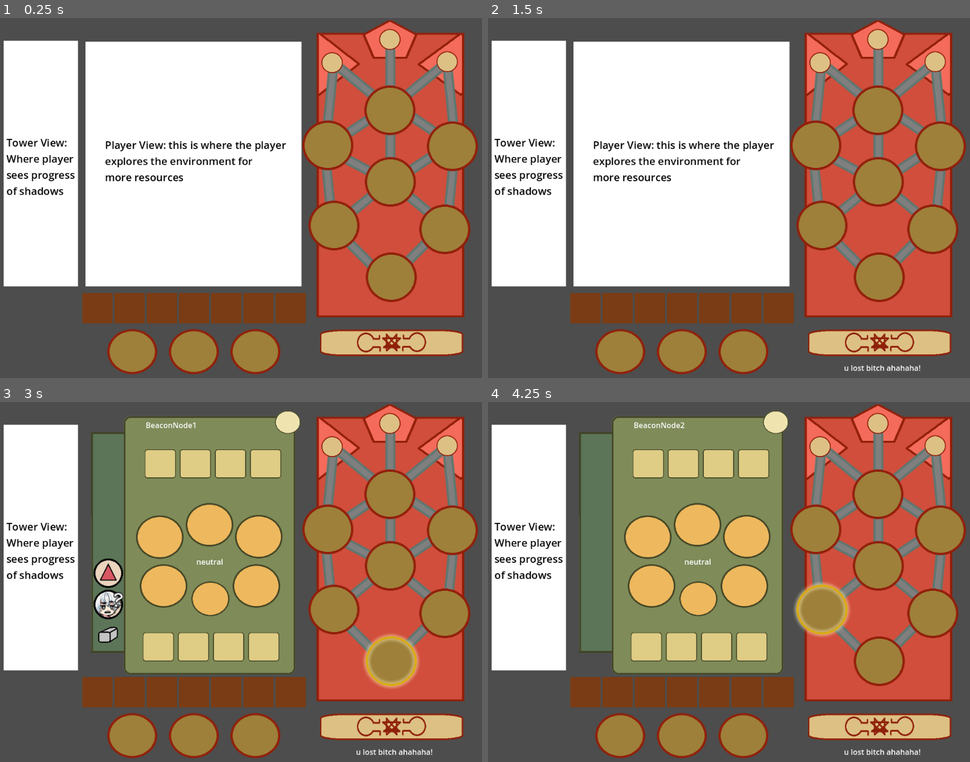
Above: before the commit, frames 1-4 (two rows, left to right).
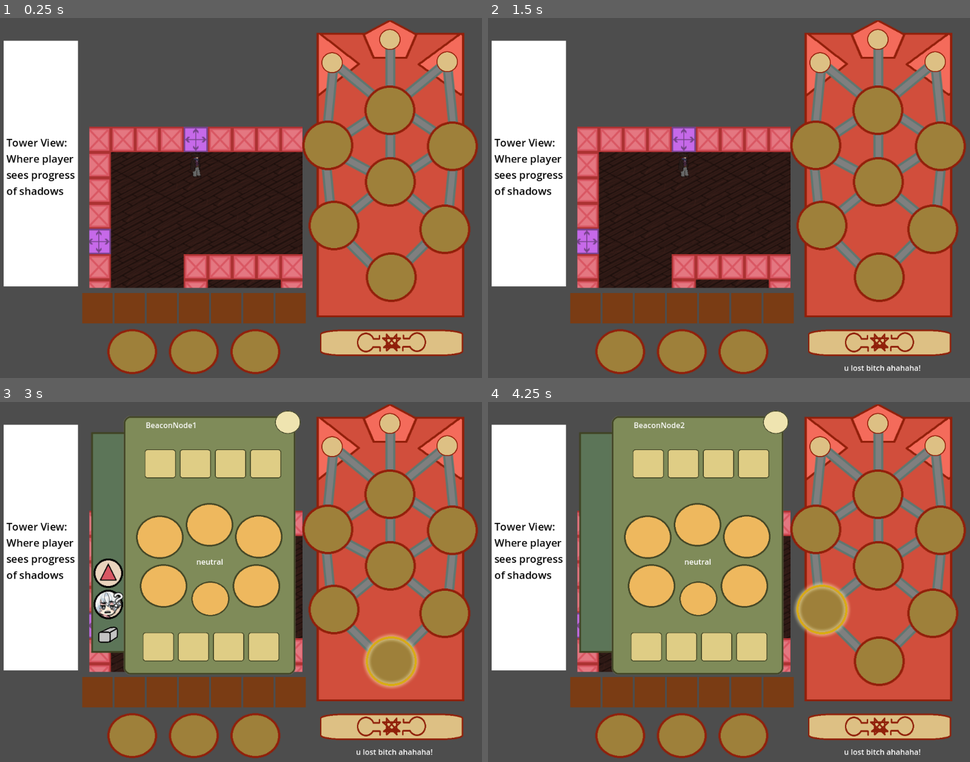
Above: after the commit, the same moments.

Repository: mccajd/Quintessential
Game: Godot game, scene res://Levels/beacon_puzzle_main.tscn
Same seed, same stepped clock (60 frames per second), same inputs: the game is played once before the commit and once after it. The engine's default icon, where the game draws it, is replaced by a stand-in: a white triangle on a blue panel in a dark square.
Inputs (mouse positions are in pixels of both pictures, inside the frame that each line leads up to):
- Up to frame 1 (0.25 s): no input
- Up to frame 2 (1.5 s): click (878, 342) at 0.5 s; click (878, 342) at 1.25 s
- Up to frame 3 (3 s): click (390, 726) at 2 s; tap Enter at 2.75 s; move the mouse to (390, 661) at 2.77 s; press the mouse at (390, 661) at 2.78 s
- Up to frame 4 (4.25 s): tap Space at 3.5 s; move the mouse to (820, 607) at 3.52 s; release the mouse at (820, 607) at 3.53 s; click (820, 607) at 3.6 s

The runs differ from the first frame. In frame 1, 31% of the frame differs, in the area x 17-63%, y 6-76%; in frame 2, 31%; in frame 3, 1.3%; in frame 4, 1.3%.

Commit message:
Combine point-click logic into main game

Diff:
--- a/Levels/beacon_puzzle_main.tscn
+++ b/Levels/beacon_puzzle_main.tscn
@@ -12,14 +12,11 @@
 [ext_resource type="Texture2D" uid="uid://8nfw6dhdpgp6" path="res://assets/beacon/beacon-win-button-depressed.png" id="7_n5v4e"]
 [ext_resource type="PackedScene" uid="uid://chme11eyldqed" path="res://Scenes/beacon_node_item_slot.tscn" id="7_t800s"]
 [ext_resource type="Script" path="res://Scripts/beacon_node_output_slot.gd" id="8_16phh"]
+[ext_resource type="PackedScene" uid="uid://dhy78dbhht3ki" path="res://Levels/point_click_proto.tscn" id="9_eceik"]
 [ext_resource type="Script" path="res://Scripts/bgm.gd" id="13_c8aie"]
 [ext_resource type="PackedScene" uid="uid://bjse5p8p12uhr" path="res://Scenes/tooltips.tscn" id="14_02nus"]
 
 [sub_resource type="GDScript" id="GDScript_tquvq"]
-
-[sub_resource type="LabelSettings" id="LabelSettings_tft4m"]
-font_size = 22
-font_color = Color(0.0253638, 0.0253638, 0.0253638, 1)
 
 [sub_resource type="GDScript" id="GDScript_vcol3"]
 resource_name = "ShowNodeMenuButton"
@@ -30,7 +27,8 @@
 
 func _ready():
 	beaconNodeMenu = get_parent()
-	playerView = get_parent().get_parent().get_parent().get_node(\"PlayerView\").get_children()
+
+	playerView = Helpers.get_all_children(get_parent().get_parent().get_parent().get_node(\"PlayerView\"), [])
 
 #func _process(delta):
 
@@ -39,12 +37,16 @@
 	# HACK.jmc - seems the player view as it currently stands eats mouse inputs
 	var currentVisibility = beaconNodeMenu.visible
 	for child in playerView:
-		child.visible = currentVisibility
+		child.set_process_input(true)
 	beaconNodeMenu.visible = !currentVisibility
 
 	# HACK.jmc - this is unbelievably fragile lmao
 	get_parent().get_parent().get_parent().get_parent().get_node(\"BeaconTower\")._on_node_selected(null)
 "
+
+[sub_resource type="LabelSettings" id="LabelSettings_tft4m"]
+font_size = 22
+font_color = Color(0.0253638, 0.0253638, 0.0253638, 1)
 
 [node name="BeaconPuzzleMain" type="Node"]
 
@@ -277,28 +279,24 @@
 layout_mode = 2
 texture = ExtResource("5_o6nu5")
 
-[node name="PlayerView" type="Node" parent="MockUI"]
-
-[node name="ColorRect" type="ColorRect" parent="MockUI/PlayerView"]
-offset_left = 187.0
-offset_top = 566.0
-offset_right = 227.0
-offset_bottom = 606.0
-scale = Vector2(11.39, -12.8981)
-
-[node name="Label" type="Label" parent="MockUI/PlayerView"]
-offset_left = 228.0
-offset_top = 252.0
-offset_right = 615.0
-offset_bottom = 351.0
-text = "Player View: this is where the player
-explores the environment for
-more resources"
-label_settings = SubResource("LabelSettings_tft4m")
+[node name="PlayerView" type="SubViewportContainer" parent="MockUI"]
+offset_left = 195.0
+offset_top = 51.0
+offset_right = 749.0
+offset_bottom = 567.0
+scale = Vector2(0.799999, 0.84)
+
+[node name="SubViewport" type="SubViewport" parent="MockUI/PlayerView"]
+handle_input_locally = false
+size = Vector2i(562, 617)
+render_target_update_mode = 4
+
+[node name="PointClickProto" parent="MockUI/PlayerView/SubViewport" instance=ExtResource("9_eceik")]
 
 [node name="BeaconNodeView" type="Node" parent="MockUI"]
 
 [node name="BeaconNodeMenu" parent="MockUI/BeaconNodeView" instance=ExtResource("1_fh8ox")]
+visible = false
 position = Vector2(184, 16)
 
 [node name="InputContainer" type="HBoxContainer" parent="MockUI/BeaconNodeView/BeaconNodeMenu"]
--- a/Scripts/beacon_node_menu.gd
+++ b/Scripts/beacon_node_menu.gd
@@ -12,7 +12,7 @@
 func _ready():
 	visible = false
 	input_pickable = false
-	playerView = get_parent().get_parent().get_node("PlayerView").get_children()
+	playerView = Helpers.get_all_children(get_parent().get_parent().get_node("PlayerView"), [])
 
 
 func _process(_delta):
@@ -45,7 +45,7 @@
 func _set_visibility(value: bool):
 	visible = value
 	for child in playerView:
-		child.visible = !value
+		child.set_process_input(!value)
 
 func _on_transformation_type_selected(type: String):
 	selected_node.set_transformation(type)
Not shown: 1 places in Levels/beacon_puzzle_main.tscn that only renumber resources
Not shown: 1 places in Scenes/custom_tile_map.tscn that only renumber resources
Not shown: 1 places in Scenes/sophmore_player.tscn that only renumber resources
